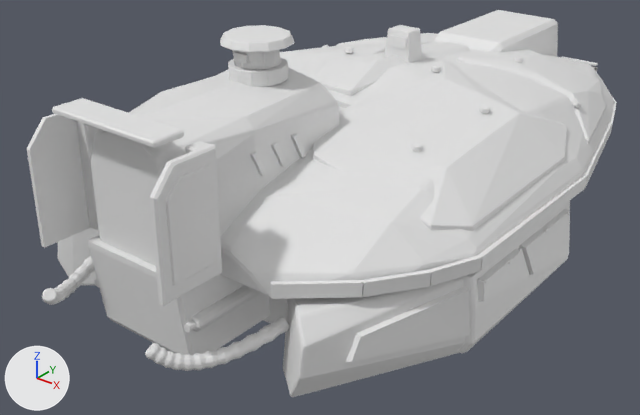
A saved change to the OBJ model Assets/Resources/Models/Thunder_M3/turret.obj.
Before and after are seen from a 50 mm camera at (1.115, -1.456, 0.968) aimed at (-0.021, -0.035, 0.087). The lights are fixed; the arrows at lower left show +X, +Y and +Z. The older version comes first. Where no turn or scale is listed for an object, it has been applied to the vertices. Vertices at exactly the same position are counted once.

In view in the first picture: 'turret'.
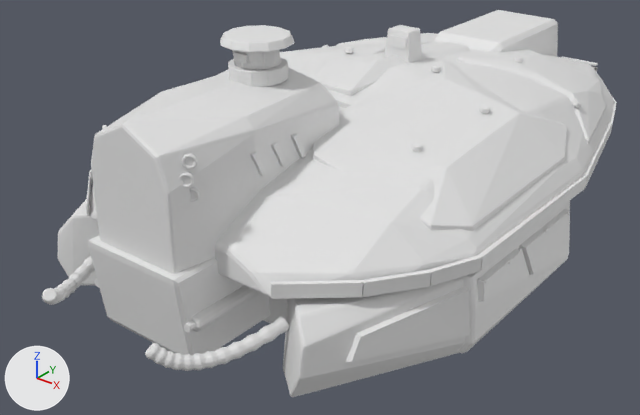
Changed parts and their boxes (x1, y1, x2, y2) in the pictures (640 x 415 px):
'turret', reshaped
    before: (27, 10, 617, 397)
    after: (42, 10, 617, 397)
part 1 of me_turret, deleted
    before: (27, 98, 222, 306)

Edits to the bpy script that builds the scene:
```text
Change me_turret:
    used by ob_turret; location = (0.0, 0.0, 0.0)
    remove me_turret.from_pydata(...)  # 10342 vertices, 20081 faces; spans x -0.49..0.49, y -0.69..0.88, z 0.0..0.54
    add me_turret.from_pydata(...)  # 10210 vertices, 19845 faces; spans x -0.49..0.49, y -0.69..0.88, z 0.0..0.54
    me_turret part 1: 7 loose pieces with 132 vertices, spanning x -0.17..0.17, y -0.67..-0.53, z 0.21..0.47, are deleted
```
